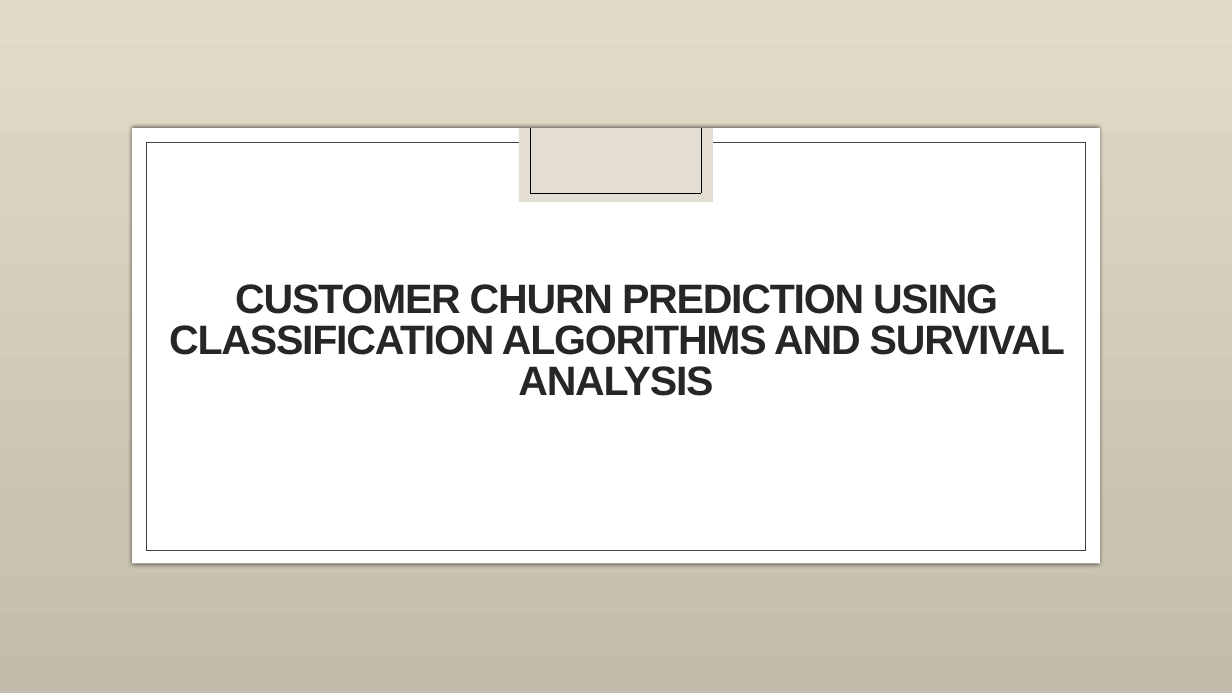
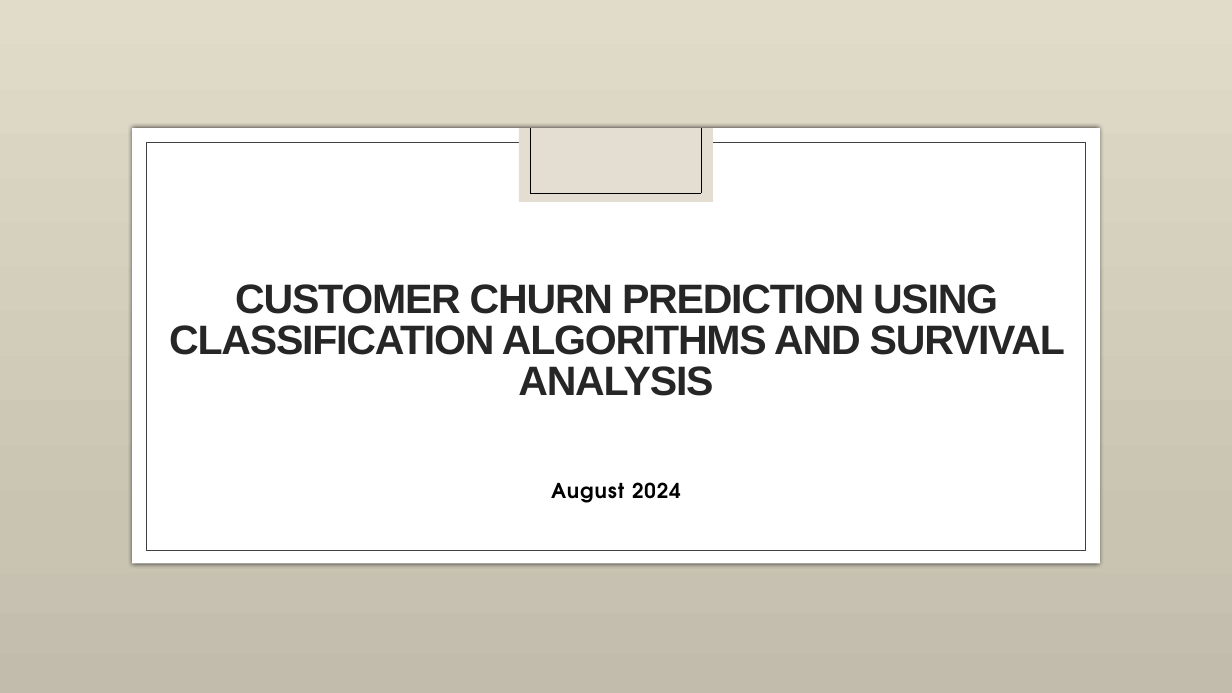
Before and after one commit to dennislamcv1/UniofColDataMining, a slide deck: slide 1 of Data Mining Project/Week1Slides.pptx. Drawn at 1232x693 pixels with LibreOffice and Linux fonts; fonts in the diff are those of the drawing; background and template pictures are left out. Boxes give left, top, right and bottom in pixels: in the first picture for what was removed or moved away, otherwise in the second. Text is boxed around its words. In the diff, an @@ line names an element or a change of style, - is before the commit and + after.

```diff
--- a/Data Mining Project/Week1Slides.pptx
+++ b/Data Mining Project/Week1Slides.pptx
@@ subtitle added at box(551, 482, 681, 503), 16 pt, text #000000, bold @@
+August 2024
```
Also in this commit, not shown: 6 slides added, 6 slides removed, 5 other files.
